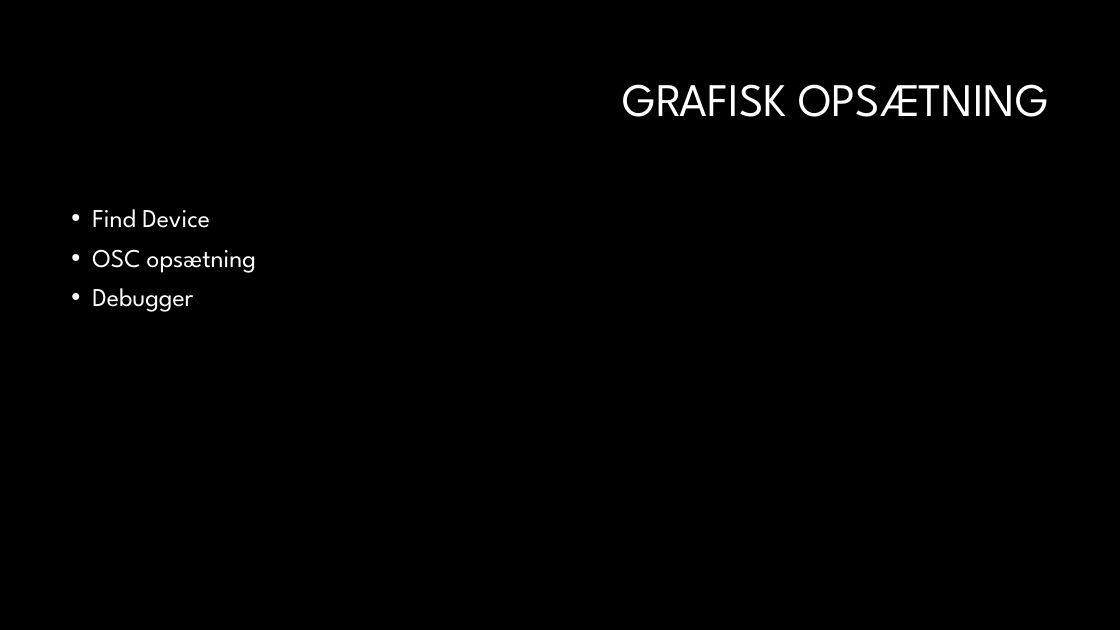
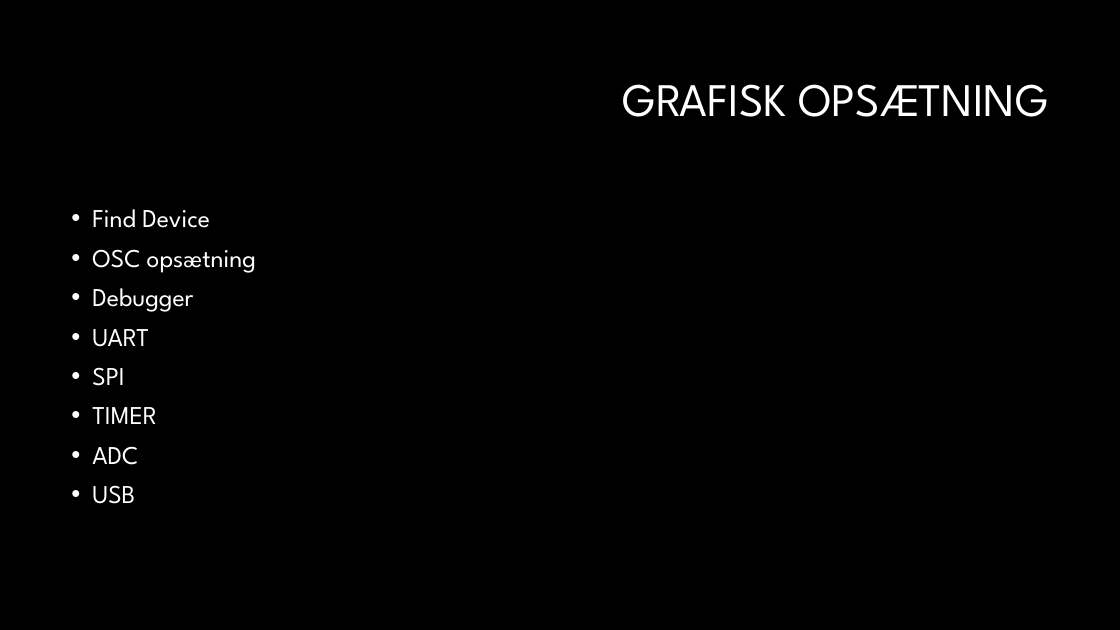
Before and after one commit to gert-lauritsen/STM32-Intro, a slide deck: slide 3 of STM32 Intro.pptx. Drawn at 1120x630 pixels with LibreOffice and Linux fonts; fonts in the diff are those of the drawing; background and template pictures are left out. Boxes give left, top, right and bottom in pixels: in the first picture for what was removed or moved away, otherwise in the second. Text is boxed around its words. In the diff, an @@ line names an element or a change of style, - is before the commit and + after.

```diff
--- a/STM32 Intro.pptx
+++ b/STM32 Intro.pptx
@@ text at bbox=[92, 329, 157, 504]: paragraphs added @@
+• UART
+• SPI
+• TIMER
+• ADC
+• USB
```
Also in this commit, not shown: 5 slides added, 5 slides removed.
